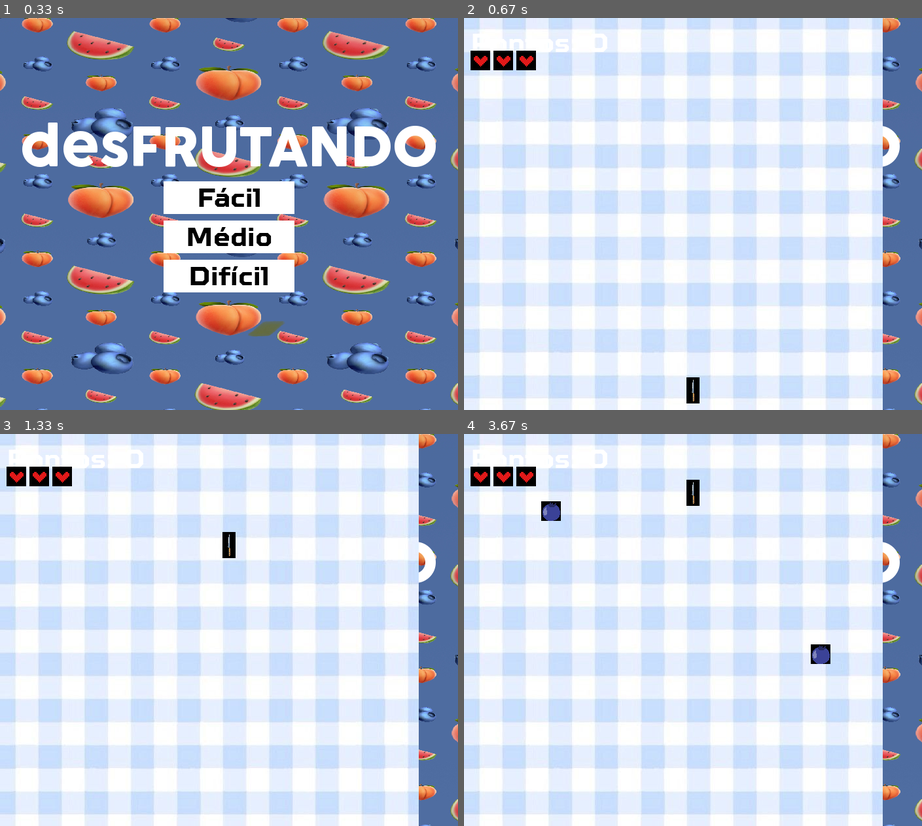
Above: before the commit, frames 1-4 (two rows, left to right).
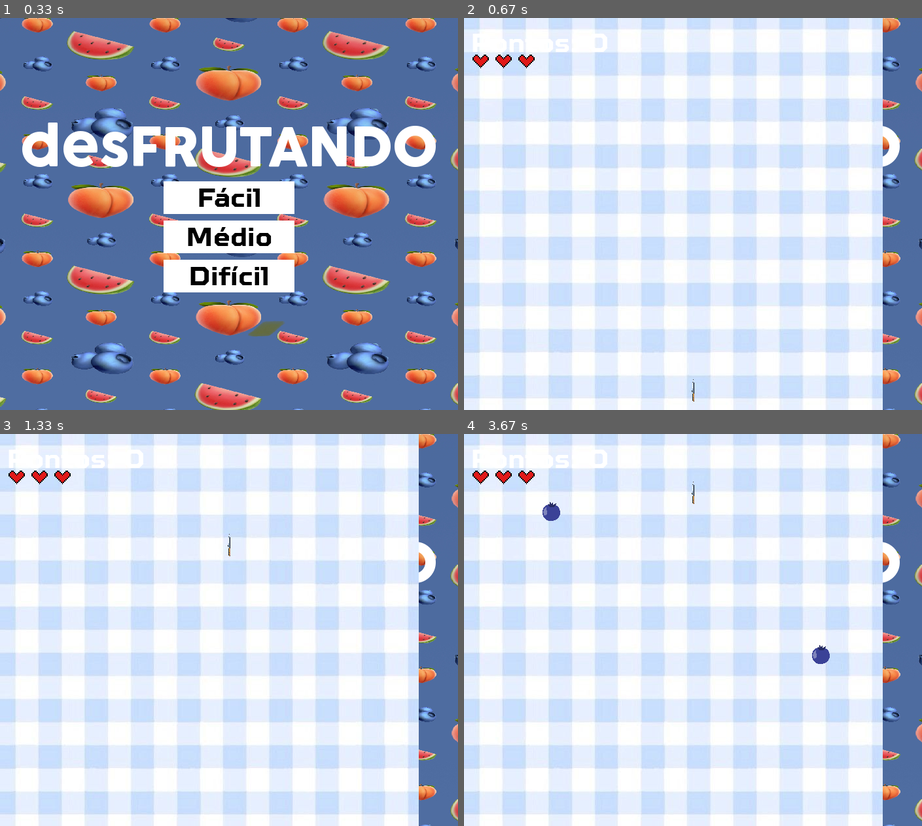
Above: after the commit, the same moments.

Repository: luanahfreitas/pygame
Game: pygame game, started from main.py
Two runs of this game, one before a commit and one after it. Both use one fixed random seed, a clock stepped at 60 frames per second and the inputs below.
Inputs:
- Up to frame 1 (0.33 s): no input
- Up to frame 2 (0.67 s): click "Difícil" at 0.38 s
- Up to frame 3 (1.33 s): tap Space at 0.67 s
- Up to frame 4 (3.67 s): tap Space at 1.57, 1.87, 2.57, 2.87 s

Frame 1 is identical in both runs. In frame 2, 0.6% of the frame differs, in the area x 1-52%, y 8-99%; in frame 3, 0.6%; in frame 4, 0.8%, in the area x 1-80%, y 8-59%.

Commit message:
commit gabi sons especiais

Diff:
--- a/assets.py
+++ b/assets.py
@@ -15,33 +15,33 @@
 
 
 
-    melancia = pygame.image.load(os.path.join(IMG_DIR, 'melancia.png')).convert()
+    melancia = pygame.image.load(os.path.join(IMG_DIR, 'melancia.png')).convert_alpha()
     assets['melancia'] = pygame.transform.scale(melancia, (MELANCIA_WIDTH, MELANCIA_HEIGHT))
 
-    mirtilo = pygame.image.load(os.path.join(IMG_DIR, 'mirtilo.webp')).convert()
+    mirtilo = pygame.image.load(os.path.join(IMG_DIR, 'mirtilo.webp')).convert_alpha()
     assets['mirtilo'] = pygame.transform.scale(mirtilo, (MIRTILO_WIDTH, MIRTILO_HEIGHT))
 
-    pessego = pygame.image.load(os.path.join(IMG_DIR, 'pessego.png')).convert()
+    pessego = pygame.image.load(os.path.join(IMG_DIR, 'pessego.png')).convert_alpha()
     assets['pessego'] = pygame.transform.scale(pessego, (PESSEGO_WIDTH, PESSEGO_HEIGHT))
 
-    faca = pygame.image.load(os.path.join(IMG_DIR, 'faca.png')).convert()
+    faca = pygame.image.load(os.path.join(IMG_DIR, 'faca.png')).convert_alpha()
     assets['faca'] = pygame.transform.scale(faca, (FACA_WIDTH, FACA_HEIGHT))
 
-    bomba = pygame.image.load(os.path.join(IMG_DIR, 'bomba.webp')).convert()
+    bomba = pygame.image.load(os.path.join(IMG_DIR, 'bomba.webp')).convert_alpha()
     assets['bomba'] = pygame.transform.scale(bomba, (BOMBA_WIDTH, BOMBA_HEIGHT))
 
-    cheio = pygame.image.load(os.path.join(IMG_DIR, 'vida cheia.png')).convert()
+    cheio = pygame.image.load(os.path.join(IMG_DIR, 'vida cheia.png')).convert_alpha()
     assets['vida cheia'] = pygame.transform.scale(cheio, (30, 30))
 
-    vazio = pygame.image.load(os.path.join(IMG_DIR, 'vida vazia.png')).convert()
+    vazio = pygame.image.load(os.path.join(IMG_DIR, 'vida vazia.png')).convert_alpha()
     assets['vida vazia'] = pygame.transform.scale(vazio, (30, 30))
 
     #frutas especiais
 
-    dourada = pygame.image.load(os.path.join(IMG_DIR, 'dourada.png')).convert()
+    dourada = pygame.image.load(os.path.join(IMG_DIR, 'dourada.png')).convert_alpha()
     assets['dourada'] = pygame.transform.scale(dourada, (30, 30))
 
-    gelo = pygame.image.load(os.path.join(IMG_DIR, 'gelo.webp')).convert()
+    gelo = pygame.image.load(os.path.join(IMG_DIR, 'gelo.webp')).convert_alpha()
     assets['gelo'] = pygame.transform.scale(gelo, (30, 30))
 
     #fonts
--- a/game.py
+++ b/game.py
@@ -38,6 +38,9 @@
     pygame.mixer.music.load(assets['musica_normal'])
     pygame.mixer.music.play(-1)  # loop infinito da musica
     pygame.mixer.music.set_volume(0.3)
+
+    congelado = False
+    congelado_timer = 0
 
     modo_bonus = False
     bonus_timer = 0
@@ -127,7 +130,9 @@
                 elif fruta.tipo == 'congelada':
                     for _ in range(20):
                         particulas.add(Particula(fruta.rect.centerx, fruta.rect.centery, (150, 200, 255)))  # azul claro
-                    FPS_padrao = max(20, FPS_padrao - 10)
+                    congelado = True
+                    congelado_timer = tempo_atual
+                    FPS_padrao = 30
                     congelar_tela(screen)
                     pontos +=5 * (2 if modo_bonus else 1)
 
Not shown, added: assets/snd/som dourado.wav
